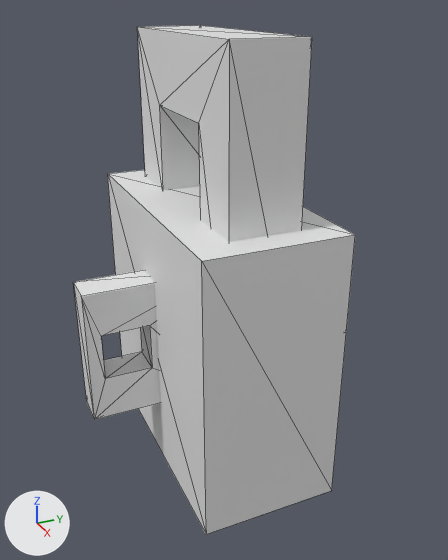
The glTF model models/lockandkey.glb, before and after one commit.
Rendered twice from a 50 mm camera at (0.965, -0.414, 0.557) aimed at (0.009, 0.017, 0.079). Every picture has the same lights, and +X, +Y and +Z are marked at lower left. Mesh edges are drawn as thin lines. Vertices at the same position are counted once.

Objects in the first picture: 'key', 'lock', 'thingie'.
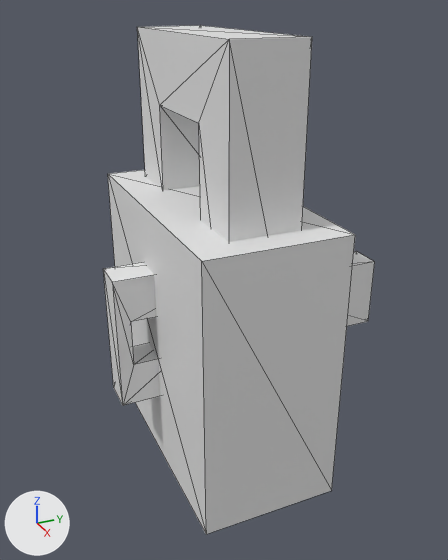
Where the change shows, as pixel boxes (x1, y1, x2, y2) in the pictures (448 x 560 px):
'key', moved
    before: (73, 270, 352, 420)
    after: (103, 251, 375, 406)

What the commit changed:
me_cube has 24 vertices, 48 faces and spans x -0.031..0.031, y -0.25..0.288, z -0.124..0.124.
me_cube is used by ob_key; location (0.0, 0.0, -0.015).
me_cube part 1: the whole mesh is moved by (0.0, 0.053, 0.0).
Object 'key' (ob_key) moves from (0.0, 0.0, -0.015) to (0.0, 0.0, 0.0).
